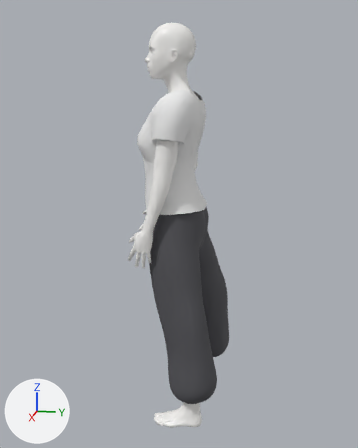
What one commit did to the glTF model public/models/mannequin-female-pocket.glb.
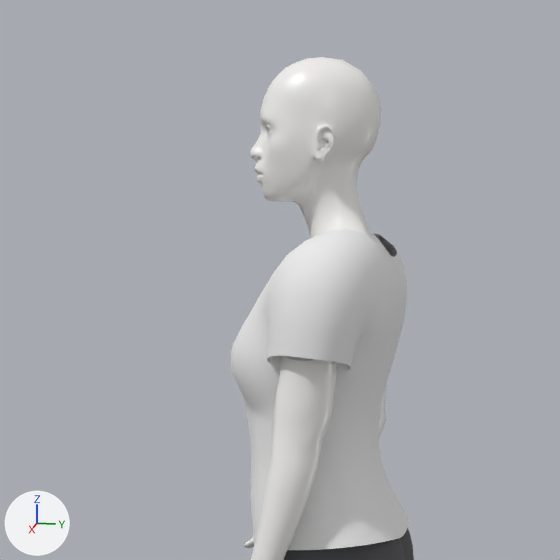
Old and new are each drawn whole from a 50 mm lens placed at (2.028, 0.385, 1.347), pointed at (0.001, -0.021, 0.841) and again close up on the part from 13% to 74% of the width and 0% to 49% of the height. Arrows for +X, +Y and +Z are at lower left; the lights stay in place. The last two pictures show the newer version. Where no turn or scale is listed for an object, it has been applied to the vertices.

The first close-up shows 'Body', 'Pants', 'Shirt'.
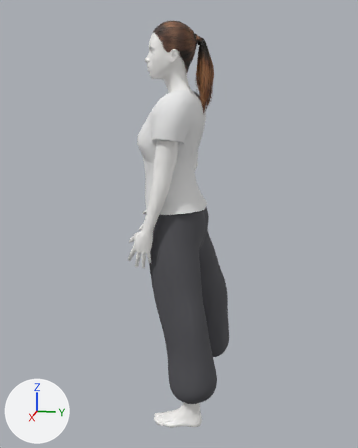
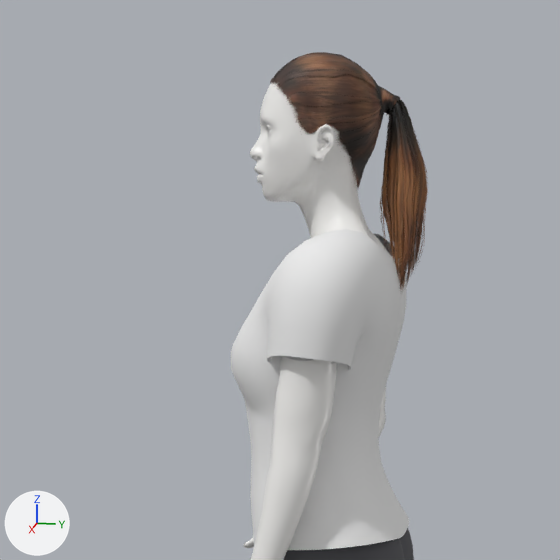
Where the change shows, as pixel boxes [x1, y1, x2, y2] in the close-ups (560 x 560 px):
'Hair', added (brown)
    after: [270, 52, 428, 289]

Patch to the scene script:
```diff
--- a/public/models/mannequin-female-pocket.glb.py
+++ b/public/models/mannequin-female-pocket.glb.py
@@ img_ponytail01_diffuse @@
+img_ponytail01_diffuse = load_image('ponytail01_diffuse', '_unpacked/ponytail01_diffuse', 512, 512, 'sRGB')
@@ mat_hair @@
+mat_hair = principled_material('Hair')
+mat_hair.texture = img_ponytail01_diffuse  # with its transparency
+mat_hair.roughness = 0.6
@@ me_hair @@
+me_hair.from_pydata(...)  # 3676 vertices, 5344 faces; spans x -0.076..0.076, y -0.121..0.121, z -0.183..0.183
+me_hair.materials.append(mat_hair)  # picture img_ponytail01_diffuse
@@ ob_hair @@
+ob_hair = bpy.data.objects.new('Hair', me_hair)
+ob_hair.location = (0.009, -0.003, 1.471)
```
